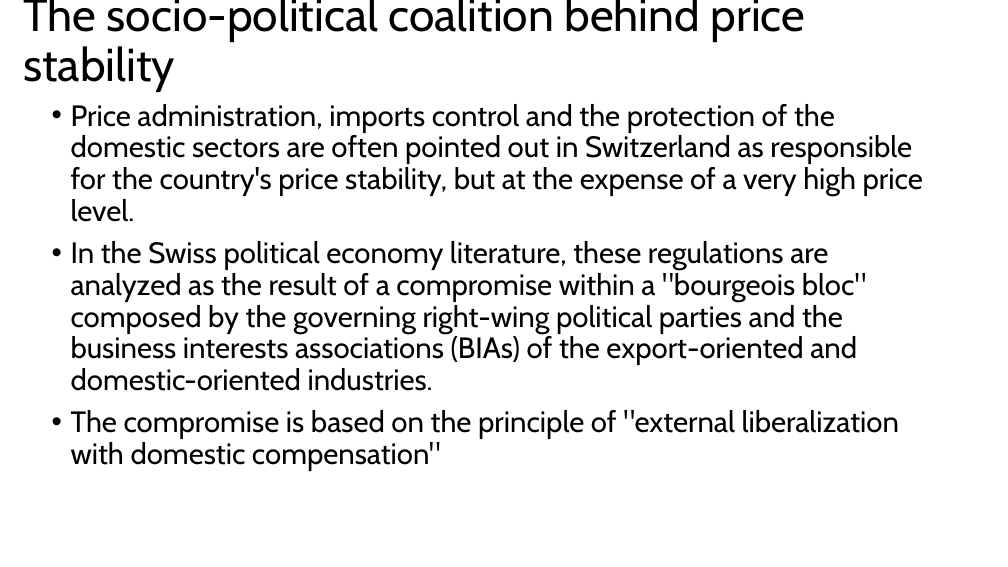
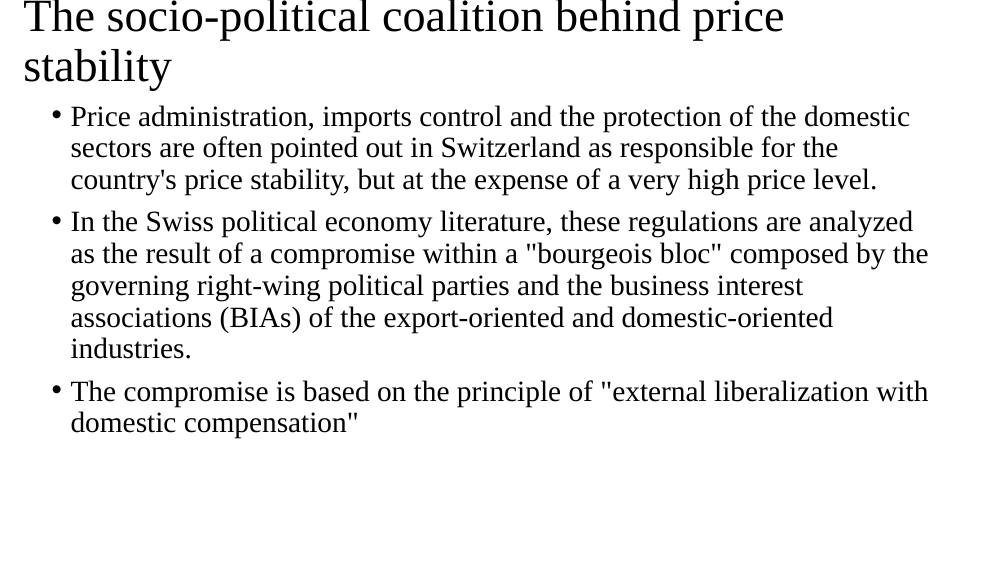
Before and after one commit to Jeylal/celalguney, a slide deck: slide 10 of posts/inflation suisse/presentation_eaepe.pptx. Drawn at 1008x567 pixels with LibreOffice and Linux fonts; fonts in the diff are those of the drawing. Boxes give left, top, right and bottom in pixels: in the first picture for what was removed or moved away, otherwise in the second. Text is boxed around its words. In the diff, an @@ line names an element or a change of style, - is before the commit and + after.

```diff
--- a/posts/inflation suisse/presentation_eaepe.pptx
+++ b/posts/inflation suisse/presentation_eaepe.pptx
@@ title "The socio-political coalition behind price ..." at (23,0,784,90): font Cabin to Times New Roman @@
@@ text at (71,105,928,439): font Cabin to Times New Roman in "Price administration, imports control and the protection ...", "The compromise is based on the principle ..." @@
@@ text at (71,210,929,359): text changed; font Cabin to Times New Roman @@
-• In the Swiss political economy literature, these regulations are analyzed as the result of a compromise within a "bourgeois bloc" composed by the governing right-wing political parties and the business interests associations (BIAs) of the export-oriented and domestic-oriented industries.
+• In the Swiss political economy literature, these regulations are analyzed as the result of a compromise within a "bourgeois bloc" composed by the governing right-wing political parties and the business interest associations (BIAs) of the export-oriented and domestic-oriented industries.
```
Also in this commit, not shown: 11 other slides changed, 5 other files.
